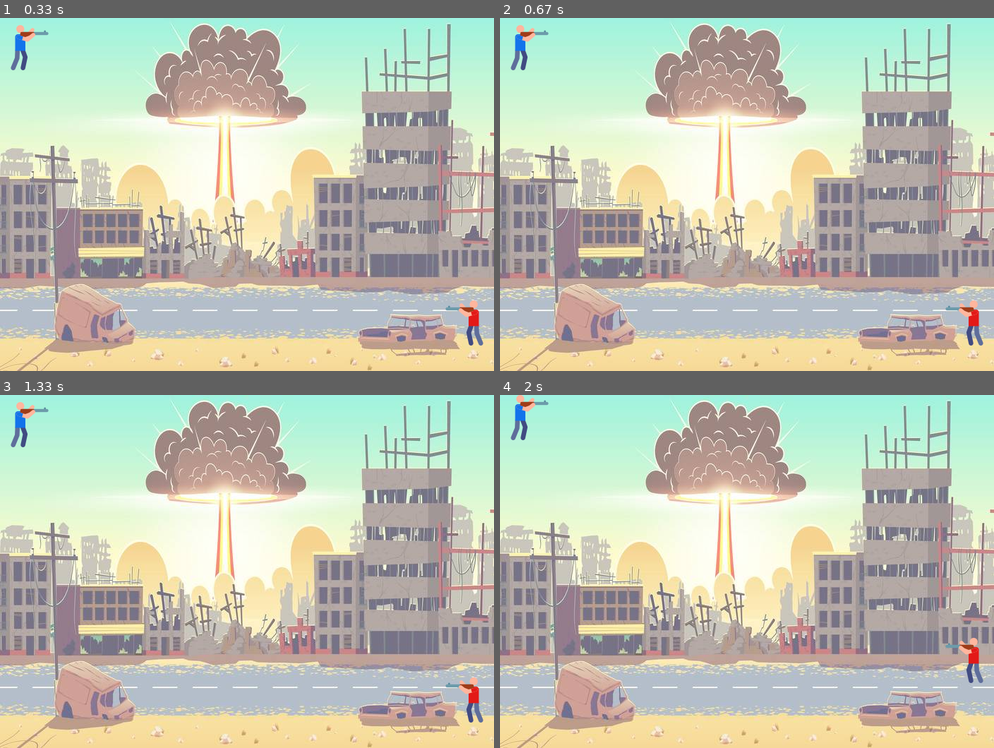
Above: before the commit, frames 1-4 (two rows, left to right).
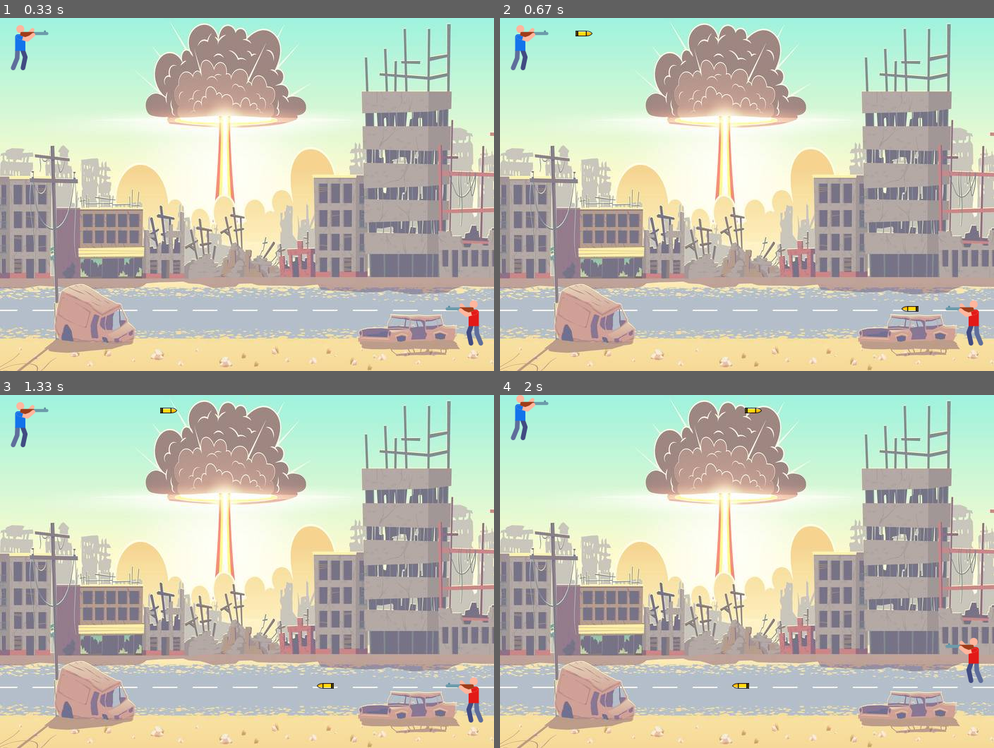
Above: after the commit, the same moments.

Repository: Programmeerplaats/2d-multiplayer-shooter-pygame
Game: pygame game, started from main.py
Same seed, same stepped clock (60 frames per second), same inputs: the game is played once before the commit and once after it.
Inputs:
- Up to frame 1 (0.33 s): no input
- Up to frame 2 (0.67 s): hold Space from 0.33 s (still down); hold D from 0.33 s (still down)
- Up to frame 3 (1.33 s): release Space at 0.8 s; release D at 0.8 s
- Up to frame 4 (2 s): hold W 1.33-1.8 s; hold Up 1.33-1.8 s; tap Space at 1.4, 1.7 s

Frame 1 is identical in both runs. In frame 2, 0.1% of the frame differs, in the area x 15-85%, y 3-84%; in frame 3, 0.1%; in frame 4, 0.1%.

Commit message:
Added code to let Player objects shoot

Diff:
--- a/bullet.py
+++ b/bullet.py
@@ -1,4 +1,12 @@
 class Bullet:
 
-    def __init__(self):
-        print('Als je een object aanmaakt, zie je dit op je scherm!')
+    x = 0
+    y = 0
+    state = "ready"
+
+    def __init__(self, x):
+        self.x = x
+
+    def shoot(self, screen, bulletimage, y):
+        self.y = y
+        screen.blit(bulletimage, (self.x, self.y))
--- a/main.py
+++ b/main.py
@@ -1,5 +1,6 @@
 import pygame
 
+from bullet import Bullet
 from player import Player
 
 # Pygame initialiseren
@@ -15,10 +16,14 @@
 background = pygame.image.load('images/war-background.jpg')
 player1Image = pygame.image.load('images/player1.png')
 player2Image = pygame.image.load('images/player2.png')
+bulletPlayer1Image = pygame.image.load('images/bullet-player1.png')
+bulletPlayer2Image = pygame.image.load('images/bullet-player2.png')
 
 # Objecten
 p1 = Player(626, 400)
 p2 = Player(10, 10)
+b1 = Bullet(p1.x)
+b2 = Bullet(p2.x + 40)
 
 # Game loop
 running = True
@@ -43,6 +48,16 @@
         p2.y -= 2
     if keys[pygame.K_s]:
         p2.y += 2
+    # Bij druk op bijbehorende knop checken of bullet state "ready" is, zoja dan y-coördinaat startpositie
+    # van player geven aan y-coordinaat van bullet en status veranderen
+    if keys[pygame.K_SPACE]:
+        if b1.state == "ready":
+            b1.y = p1.y
+            b1.state = "fire"
+    if keys[pygame.K_d]:
+        if b2.state == "ready":
+            b2.y = p2.y
+            b2.state = "fire"
 
     # Grenzen scherm checken en players niet door grenzen heen laten gaan
     p1.boundaries(p1.y)
@@ -52,5 +67,20 @@
     p1.draw(screen, player1Image)
     p2.draw(screen, player2Image)
 
+    # Als state van bullet "fire" is, dan schieten
+    if b1.state == "fire":
+        b1.shoot(screen, bulletPlayer1Image, b1.y)
+        b1.x -= 3
+    if b2.state == "fire":
+        b2.shoot(screen, bulletPlayer2Image, b2.y)
+        b2.x += 3
+    # Bullets resetten als zijkant van scherm wordt geraakt, zodat player daarna opnieuw kan schieten
+    if b1.x <= 0:
+        b1.x = p1.x
+        b1.state = "ready"
+    if b2.x >= 700:
+        b2.x = p2.x
+        b2.state = "ready"
+
     # Update het scherm
     pygame.display.update()
Binary file added: images/bullet-player1.png
Binary file added: images/bullet-player2.png
